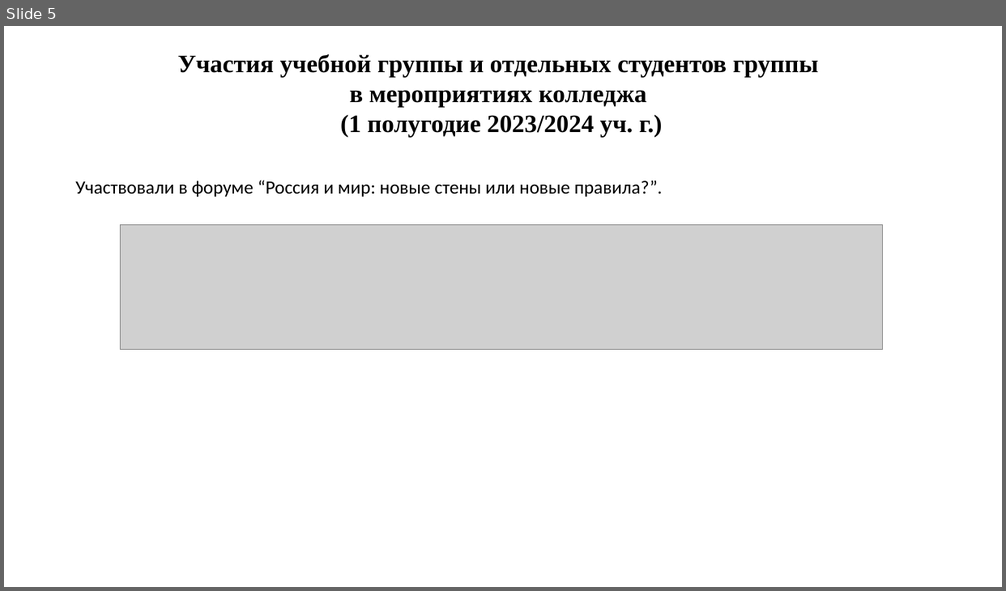
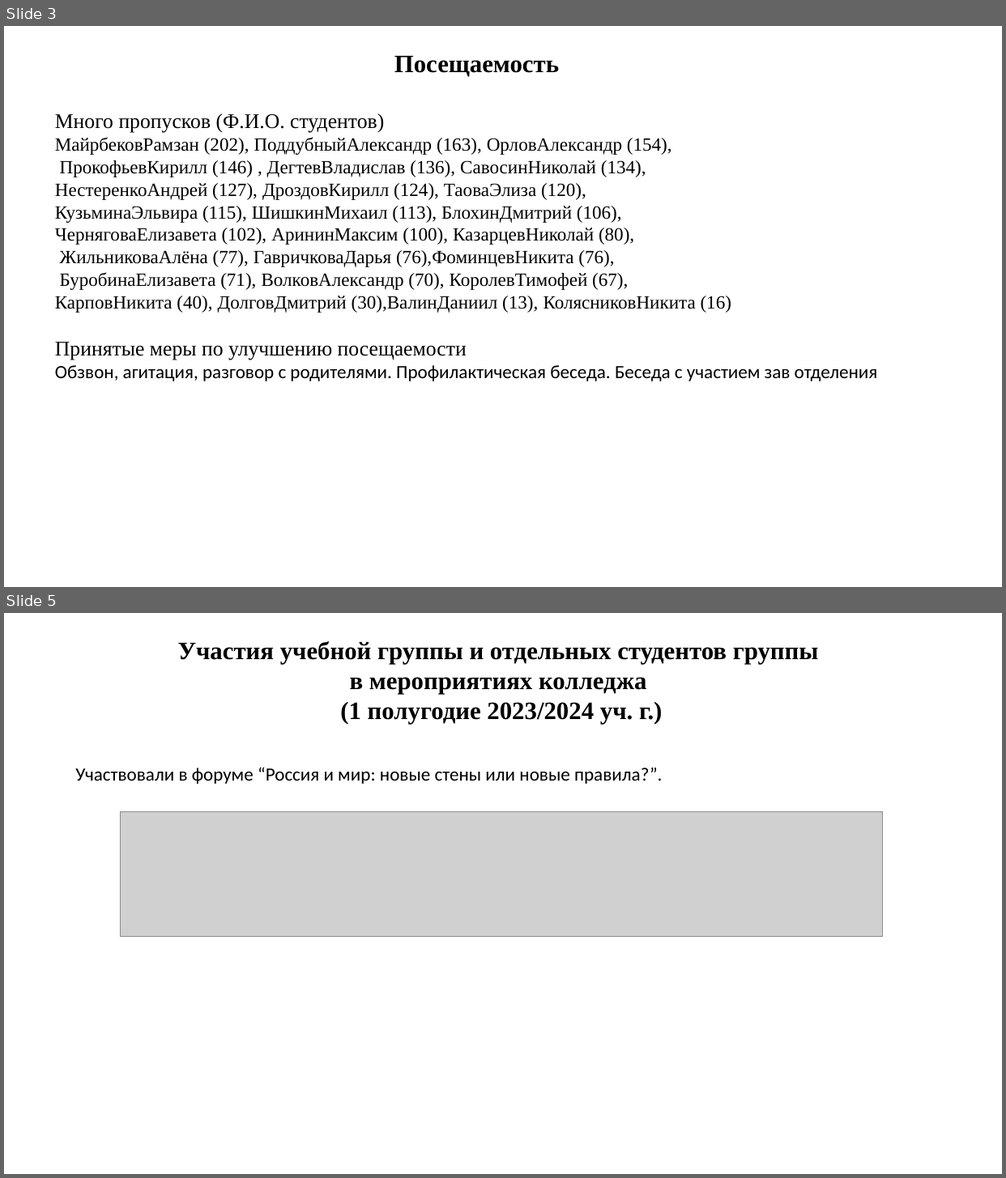
Before and after one commit to IvanSibirevV2/KipFin_Lab_2023-24_Git0, a slide deck: ПишемПрезентацию/Педсовет_v1.pptx. Shown one above the other, each under a label of ours: slide 5 before the commit, slides 3 and 5 after it; the slides between them are not shown. The pictures are 1006x591 and 1006x1178 pixels, drawn with LibreOffice and Linux fonts; fonts in the diff are those of the drawing; grey boxes stand for pictures; background and template pictures are left out. Boxes give left, top, right and bottom in pixels: in the first picture for what was removed or moved away, otherwise in the second. Text is boxed around its words. In the diff, an @@ line names an element or a change of style, - is before the commit and + after.

```diff
--- a/ПишемПрезентацию/Педсовет_v1.pptx
+++ b/ПишемПрезентацию/Педсовет_v1.pptx
@@ slide 3 added at [4,26,1002,587], background picture (left out) @@
@@ text added at [394,55,559,77], 24 pt, text #000000, bold @@
+Посещаемость
@@ text added at [55,113,878,382], 18 pt, text #000000 @@
+Много пропусков (Ф.И.О. студентов)
+МайрбековРамзан (202), ПоддубныйАлександр (163), ОрловАлександр (154),
+ПрокофьевКирилл (146) , ДегтевВладислав (136), СавосинНиколай (134),
+НестеренкоАндрей (127), ДроздовКирилл (124), ТаоваЭлиза (120),
+КузьминаЭльвира (115), ШишкинМихаил (113), БлохинДмитрий (106),
+ЧерняговаЕлизавета (102), АрининМаксим (100), КазарцевНиколай (80),
+ЖильниковаАлёна (77), ГавричковаДарья (76),ФоминцевНикита (76),
+БуробинаЕлизавета (71), ВолковАлександр (70), КоролевТимофей (67),
+КарповНикита (40), ДолговДмитрий (30),ВалинДаниил (13), КолясниковНикита (16)
+Принятые меры по улучшению посещаемости
+Обзвон, агитация, разговор с родителями. Профилактическая беседа. Беседа с участием зав отделения
```
Also in this commit, not shown: 6 slides changed, 1 other slide added, 2 slides removed, 2 other files.
